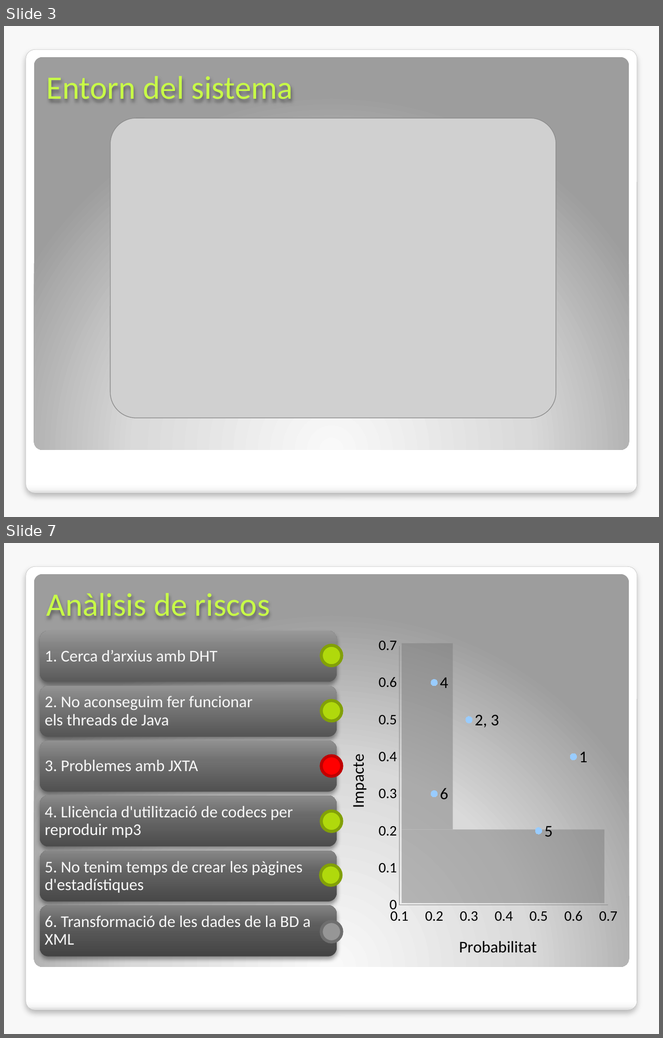
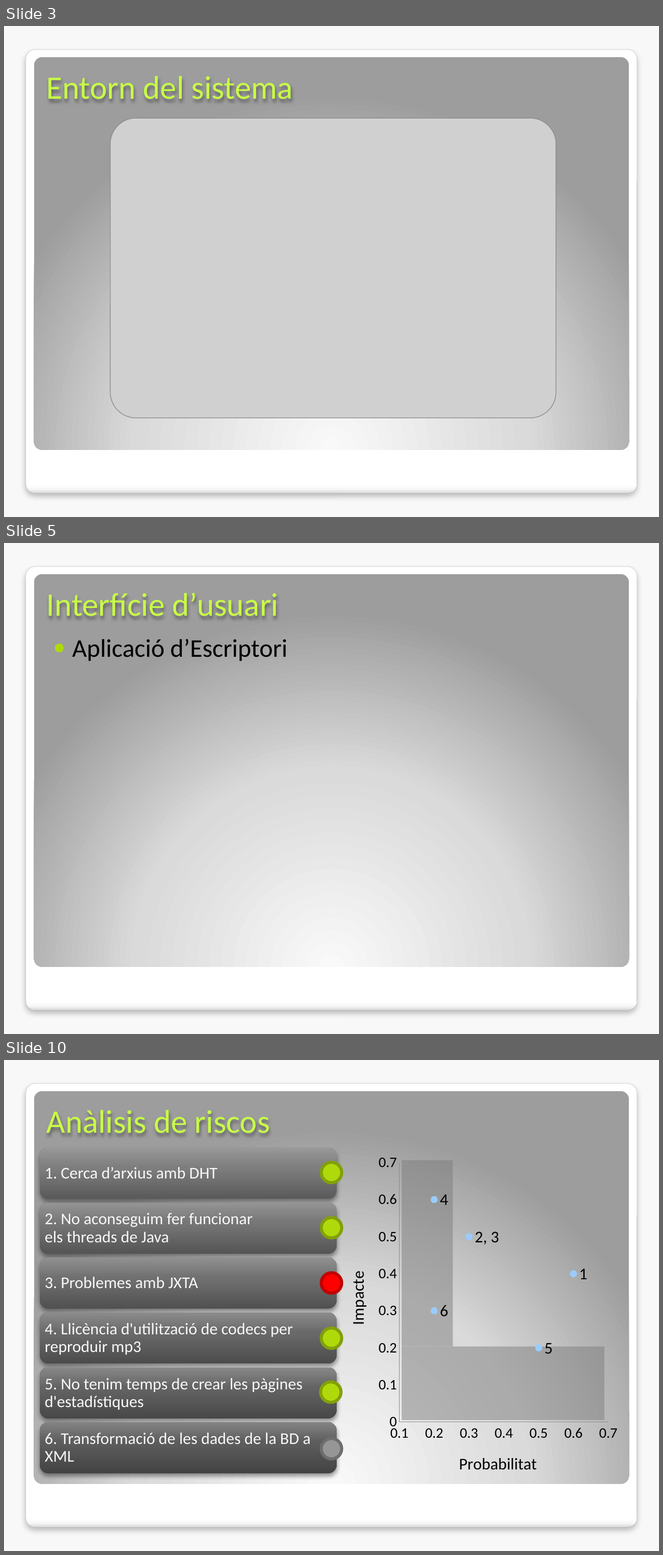
Before and after one commit to rxuriguera/pxc2, a slide deck: docs/presentacio final/Final.pptx. Shown one above the other, each under a label of ours: slides 3 and 7 before the commit, slides 3, 5 and 10 after it; the slides between them are not shown. The pictures are 663x1038 and 663x1555 pixels, drawn with LibreOffice and Linux fonts; fonts in the diff are those of the drawing; grey boxes stand for pictures; background and template pictures are left out. Boxes give left, top, right and bottom in pixels: in the first picture for what was removed or moved away, otherwise in the second. Text is boxed around its words. In the diff, an @@ line names an element or a change of style, - is before the commit and + after.

```diff
--- a/docs/presentacio final/Final.pptx
+++ b/docs/presentacio final/Final.pptx
@@ slide 5 added at bbox=[4, 543, 659, 1034], background #F8F8F8; not listed: 2 template elements that a slide beside it also shows @@
@@ title added at bbox=[47, 593, 279, 617], 36 pt, text #C9FC48 @@
+Interfície d’usuari
@@ text added at bbox=[72, 639, 287, 661], 28 pt, text #000000 @@
+● Aplicació d’Escriptori
@@ what was slide 7 is now slide 10 @@
```
Also in this commit, not shown: 3 other slides added, 1 other file.
